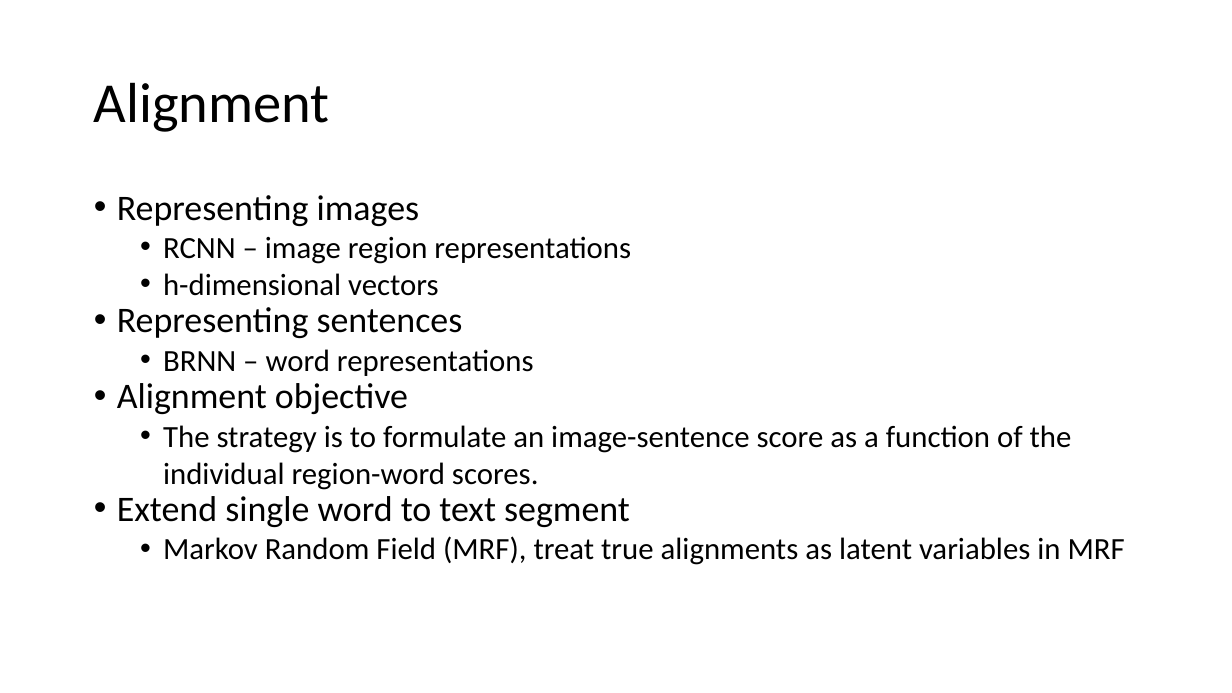
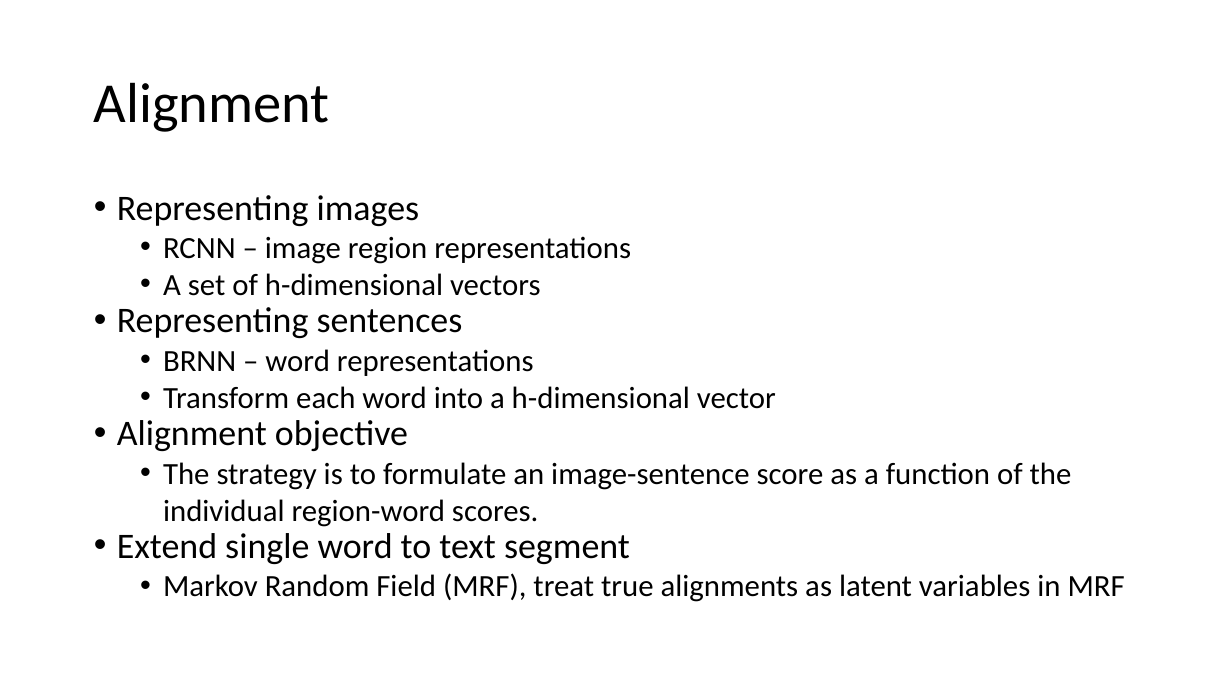
Before and after one commit to yysherlock/paper-notes, a slide deck: slide 3 of karpathy-cvpr2015.pptx. Drawn at 1232x693 pixels with LibreOffice and Linux fonts; fonts in the diff are those of the drawing. Boxes give left, top, right and bottom in pixels: in the first picture for what was removed or moved away, otherwise in the second. Text is boxed around its words. In the diff, an @@ line names an element or a change of style, - is before the commit and + after.

```diff
--- a/karpathy-cvpr2015.pptx
+++ b/karpathy-cvpr2015.pptx
@@ text at [163,273,540,296]: text changed @@
-  • h-dimensional vectors
+  • A set of h-dimensional vectors
@@ text at [163,386,776,409]: paragraph added @@
+  • Transform each word into a h-dimensional vector
```
Also in this commit, not shown: 1 other file.
